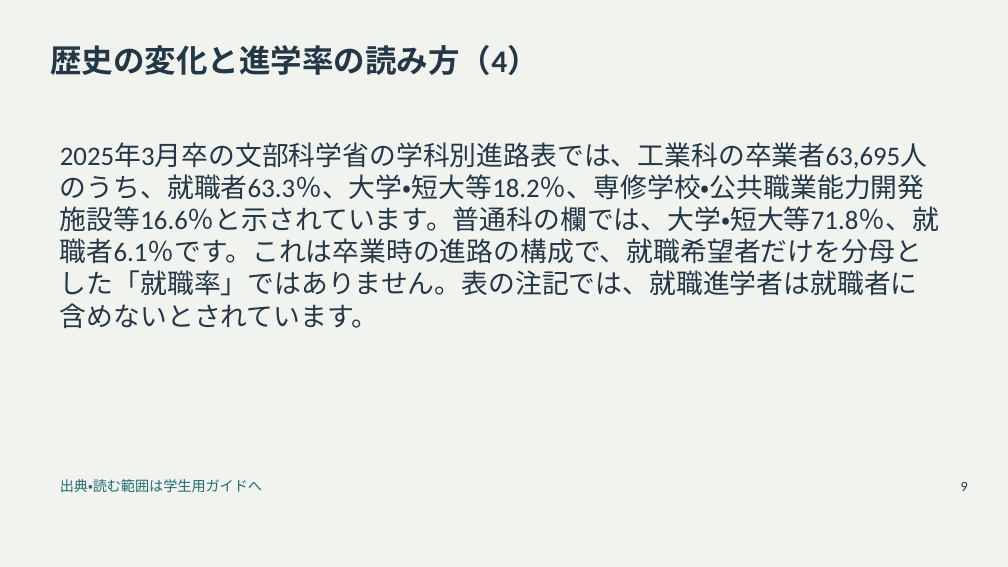
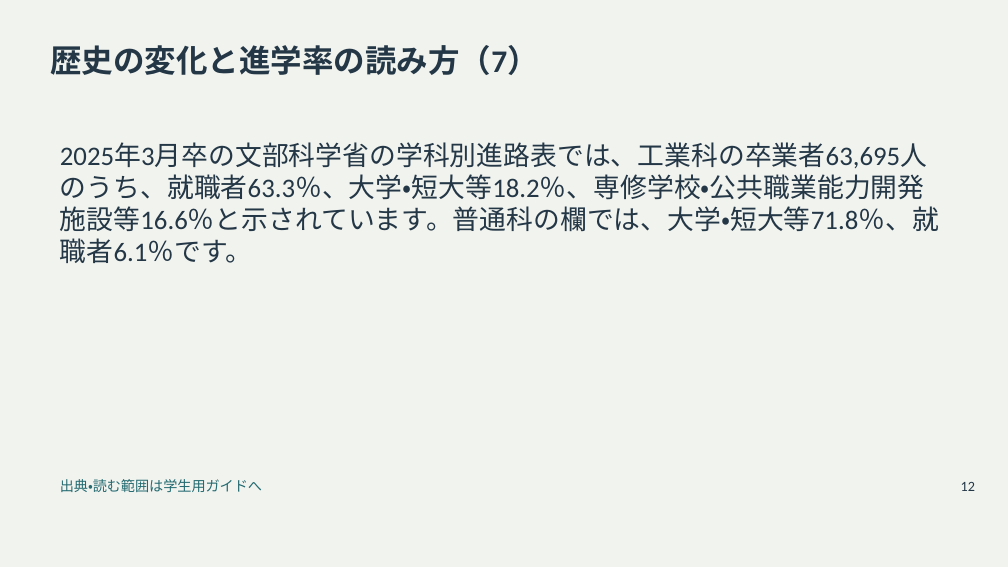
Before and after one commit to zooc-14calbp/industrial-education-i, a slide deck: slide 12 of reorganized/20261105/main/04/slides.pptx (slide 9 before the commit). Drawn at 1008x567 pixels with LibreOffice and Linux fonts; fonts in the diff are those of the drawing. Boxes give left, top, right and bottom in pixels: in the first picture for what was removed or moved away, otherwise in the second. Text is boxed around its words. In the diff, an @@ line names an element or a change of style, - is before the commit and + after.

```diff
--- a/reorganized/20261105/main/04/slides.pptx
+++ b/reorganized/20261105/main/04/slides.pptx
@@ title at (50,45,538,75): text changed @@
-歴史の変化と進学率の読み方（4）
+歴史の変化と進学率の読み方（7）
@@ text at (60,143,939,263): text changed @@
-2025年3月卒の文部科学省の学科別進路表では、工業科の卒業者63,695人のうち、就職者63.3％、大学・短大等18.2％、専修学校・公共職業能力開発施設等16.6％と示されています。普通科の欄では、大学・短大等71.8％、就職者6.1％です。これは卒業時の進路の構成で、就職希望者だけを分母とした「就職率」ではありません。表の注記では、就職進学者は就職者に含めないとされています。
+2025年3月卒の文部科学省の学科別進路表では、工業科の卒業者63,695人のうち、就職者63.3％、大学・短大等18.2％、専修学校・公共職業能力開発施設等16.6％と示されています。普通科の欄では、大学・短大等71.8％、就職者6.1％です。
@@ text at (961,482,975,491): text changed @@
-9
+12
```
Also in this commit, not shown: 14 other slides changed, 16 slides added, 17 other files.
